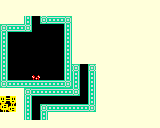
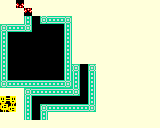
Layer changes from the first 160 × 128 image to the second:
painted on "Fondo" over [16, 0, 40, 80]
